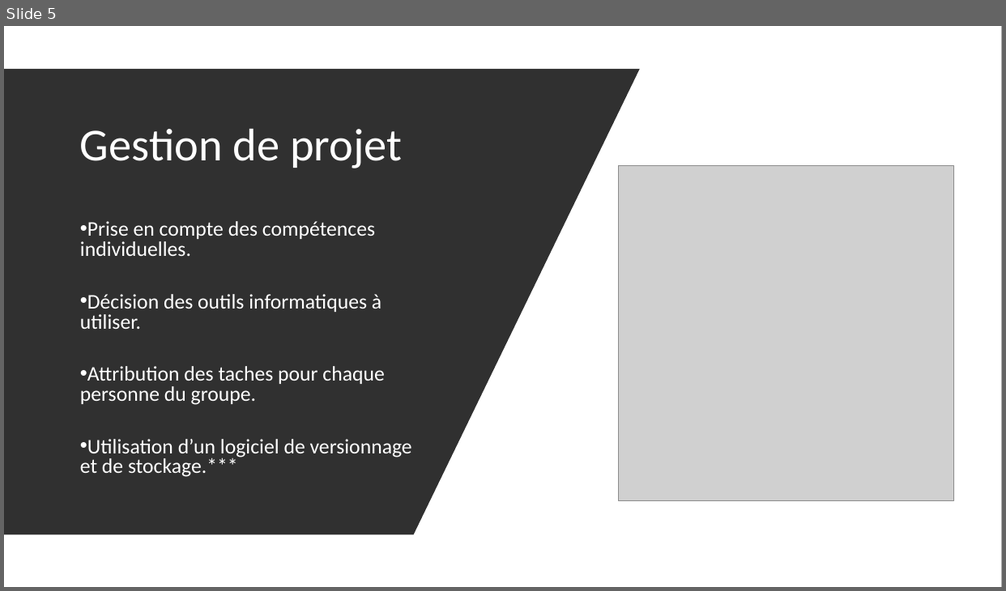
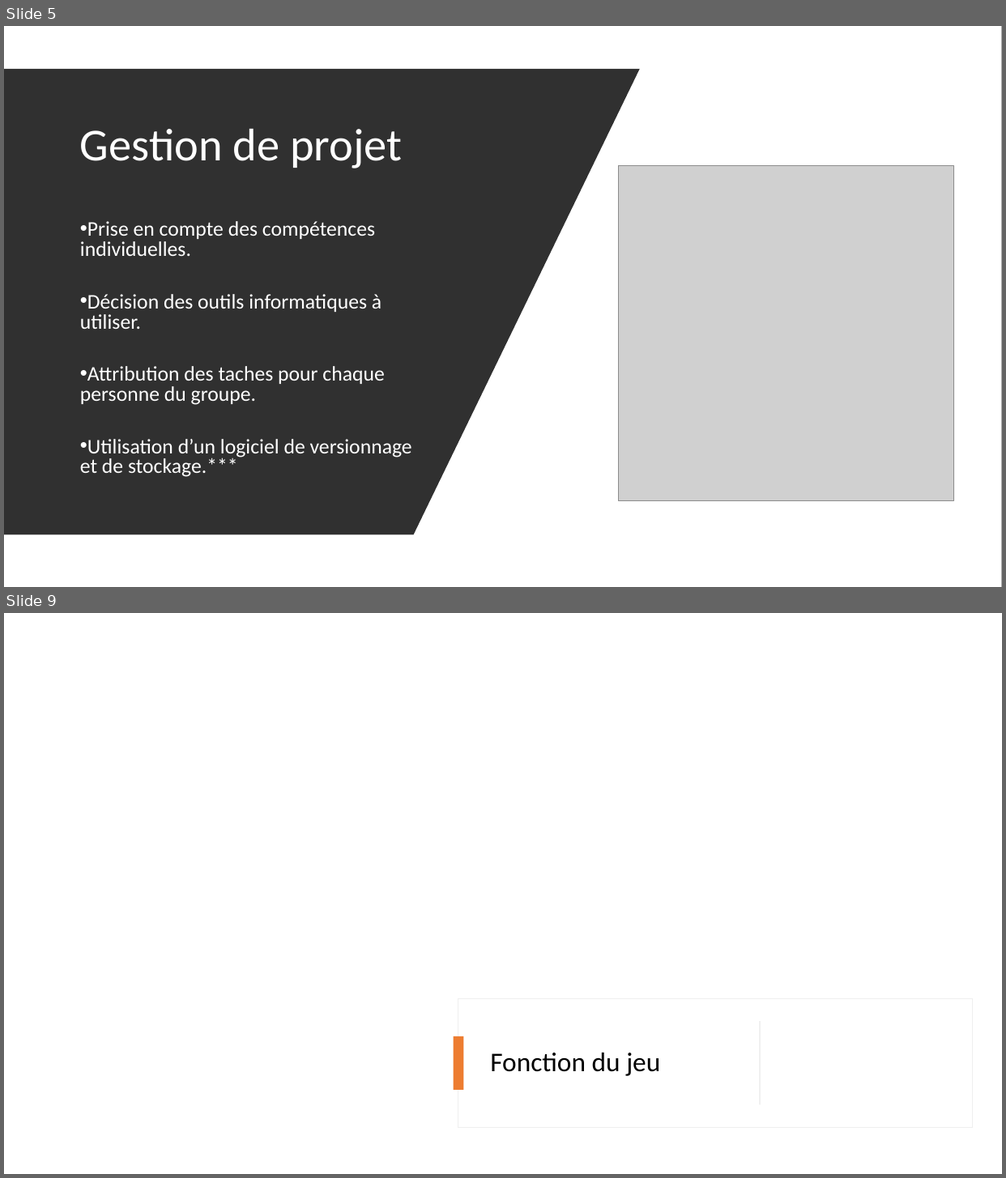
Before and after one commit to FlowNight/BRICK_SHOOTER, a slide deck: Support B.S.pptx. Shown one above the other, each under a label of ours: slide 5 before the commit, slides 5 and 9 after it; the slides between them are not shown. The pictures are 1006x591 and 1006x1178 pixels, drawn with LibreOffice and Linux fonts; fonts in the diff are those of the drawing; grey boxes stand for pictures; background and template pictures are left out. Boxes give left, top, right and bottom in pixels: in the first picture for what was removed or moved away, otherwise in the second. Text is boxed around its words. In the diff, an @@ line names an element or a change of style, - is before the commit and + after.

```diff
--- a/Support B.S.pptx
+++ b/Support B.S.pptx
@@ slide 9 added at [4, 613, 1002, 1174], background picture (left out) @@
@@ rectangle added at [458, 999, 973, 1128], fill #FFFFFF at 95% opacity, outline #EFEFEF 1 pt @@
@@ rectangle added at [760, 1021, 761, 1105], fill #D5D5D5 @@
@@ rectangle added at [454, 1037, 463, 1091], fill #ED7D31 @@
@@ title added at [490, 1053, 660, 1076], 26 pt, text #000000 @@
+Fonction du jeu
```
Also in this commit, not shown: 3 slides changed, 4 other slides added, 1 slide removed, 1 other file.
